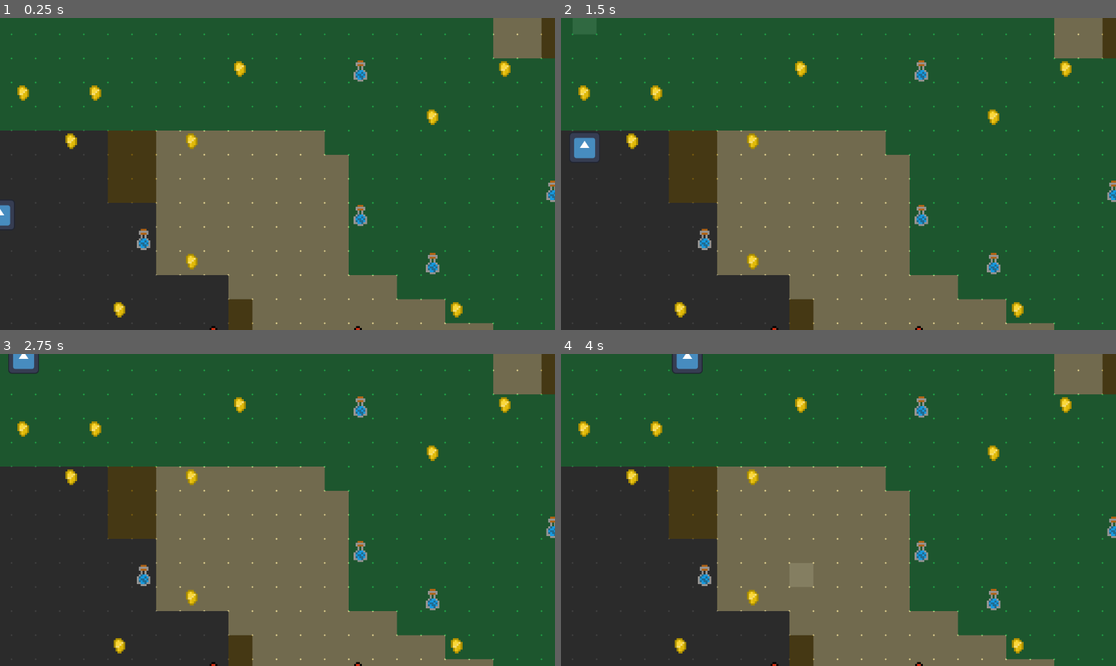
Above: before the commit, frames 1-4 (two rows, left to right).
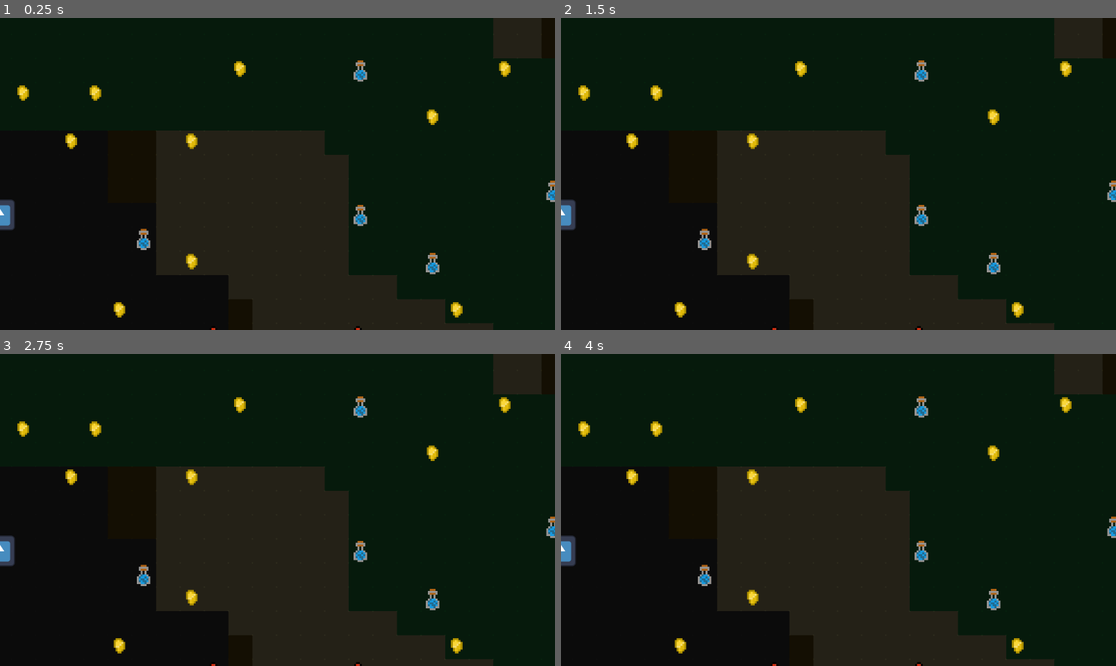
Above: after the commit, the same moments.

Repository: MLJoson/CS_3560_Final_WSS
Game: Godot game, scene res://Scenes/theMap.tscn
Two runs of this game, one before a commit and one after it. Both use one fixed random seed, a clock stepped at 60 frames per second and the inputs below. Before the commit the project has no main scene; this scene is started directly in both runs. The engine's default icon, where the game draws it, is replaced by a stand-in: a white triangle on a blue panel in a dark square.
Inputs (mouse positions are in pixels of both pictures, inside the frame that each line leads up to):
- Up to frame 1 (0.25 s): no input
- Up to frame 2 (1.5 s): click (583, 21) at 0.52 s; click (583, 21) at 1.27 s
- Up to frame 3 (2.75 s): click (22, 357) at 2.02 s
- Up to frame 4 (4 s): move the mouse to (960, 494) at 2.77 s; click (960, 494) at 2.92 s; drag from (727, 525) to (810, 572) at 3.52 s

The runs differ from the first frame. In frame 1, 98% of the frame differs, in the area x 0-100%, y 0-100%; in frame 2, 99%; in frame 3, 99%; in frame 4, 99%.

Commit message:
Added title menu + settings + vision

Diff:
--- /dev/null
+++ b/wss/Scenes/StartMenu.tscn
@@ -0,0 +1,119 @@
+[gd_scene format=3 uid="uid://csmymj1a2mtql"]
+
+[ext_resource type="Script" uid="uid://osfm8gt0htis" path="res://Scripts/global_settings.gd" id="1_dvnd1"]
+
+[node name="StartMenu" type="Control" unique_id=566975559]
+layout_mode = 3
+anchors_preset = 15
+anchor_right = 1.0
+anchor_bottom = 1.0
+grow_horizontal = 2
+grow_vertical = 2
+script = ExtResource("1_dvnd1")
+
+[node name="Label" type="Label" parent="." unique_id=1205269000]
+layout_mode = 1
+anchors_preset = 8
+anchor_left = 0.5
+anchor_top = 0.5
+anchor_right = 0.5
+anchor_bottom = 0.5
+offset_left = -220.0
+offset_top = -240.0
+offset_right = -19.0
+offset_bottom = -217.0
+grow_horizontal = 2
+grow_vertical = 2
+scale = Vector2(2, 2)
+text = "Wilderness Survival Game"
+
+[node name="DifficultyDropdown" type="OptionButton" parent="." unique_id=1467756996]
+layout_mode = 0
+offset_left = 516.0
+offset_top = 272.0
+offset_right = 612.0
+offset_bottom = 303.0
+selected = 0
+item_count = 3
+popup/item_0/text = "Easy"
+popup/item_0/id = 0
+popup/item_1/text = "Medium"
+popup/item_1/id = 1
+popup/item_2/text = "Hard"
+popup/item_2/id = 2
+
+[node name="heightText" type="LineEdit" parent="." unique_id=1479073576]
+layout_mode = 0
+offset_left = 223.0
+offset_top = 274.0
+offset_right = 329.0
+offset_bottom = 305.0
+placeholder_text = "Height"
+
+[node name="widthText" type="LineEdit" parent="." unique_id=239125245]
+layout_mode = 0
+offset_left = 368.0
+offset_top = 273.0
+offset_right = 474.0
+offset_bottom = 304.0
+placeholder_text = "Width"
+
+[node name="Button" type="Button" parent="." unique_id=798254298]
+layout_mode = 0
+offset_left = 472.0
+offset_top = 425.0
+offset_right = 568.0
+offset_bottom = 456.0
+scale = Vector2(2, 2)
+text = "Start Game"
+
+[node name="xLabel" type="Label" parent="." unique_id=473065166]
+layout_mode = 0
+offset_left = 341.0
+offset_top = 277.0
+offset_right = 353.0
+offset_bottom = 300.0
+text = "x"
+
+[node name="mapsizeLabel" type="Label" parent="." unique_id=319488376]
+layout_mode = 0
+offset_left = 258.0
+offset_top = 241.0
+offset_right = 443.0
+offset_bottom = 264.0
+text = "Set map size (max 1000)"
+
+[node name="difficultyLabel" type="Label" parent="." unique_id=29909578]
+layout_mode = 0
+offset_left = 504.0
+offset_top = 243.0
+offset_right = 636.0
+offset_bottom = 266.0
+text = "Choose difficulty"
+
+[node name="visionLabel" type="Label" parent="." unique_id=1678477587]
+layout_mode = 0
+offset_left = 705.0
+offset_top = 243.0
+offset_right = 837.0
+offset_bottom = 266.0
+text = "Choose vision"
+
+[node name="visionDropdown" type="OptionButton" parent="." unique_id=724993933]
+layout_mode = 0
+offset_left = 706.0
+offset_top = 272.0
+offset_right = 819.0
+offset_bottom = 303.0
+selected = 0
+item_count = 4
+popup/item_0/text = "Focused"
+popup/item_0/id = 0
+popup/item_1/text = "Cautious"
+popup/item_1/id = 1
+popup/item_2/text = "Keen-Eyed"
+popup/item_2/id = 2
+popup/item_3/text = "Far-Sight"
+popup/item_3/id = 3
+
+[connection signal="pressed" from="Button" to="." method="_on_button_pressed"]
--- a/wss/Scenes/the_map.gd
+++ b/wss/Scenes/the_map.gd
@@ -43,8 +43,19 @@
 var tile_size = 50
 
 var map = []
+var tiles = []
 # Called when the node enters the scene tree for the first time.
 func _ready() -> void:
+
+	#getting info from menu
+	width = Global.map_width
+	height = Global.map_height
+
+	print("Width:", width)
+	print("Height:", height)
+	print("Difficulty:", Global.difficulty)
+	print("Vision:", Global.vision)
+
 	generate_map()
 	spawn_map()
 
@@ -164,6 +175,15 @@
 func try_spawn_item(x,y):
 	var spawn_chance = 0.05
 
+	#change chance based on difficulty
+	match Global.difficulty:
+		"Easy":
+			spawn_chance = 0.1
+		"Medium":
+			spawn_chance = 0.05
+		"Hard":
+			spawn_chance = 0.02
+
 	#if didn't get it, skip
 	if randf() > spawn_chance:
 		return
@@ -217,23 +237,41 @@
 #creates the map with the tiles and adds the terrain tiles to each of them
 func spawn_map():
 	for x in range(width):
+		tiles.append([])
 		for y in range(height):
 			var terrain_type = map[x][y]
 			var tile = terrain_types[terrain_type].instantiate()
 
 			tile.position = Vector2(x * tile_size, y * tile_size)
+			tile.grid_pos = Vector2i(x, y)
 			tile.connect("tile_clicked", Callable(self, "on_tile_clicked"))
+
 			add_child(tile)
-
-			#spawn items
+			tiles[x].append(tile)
+
 			try_spawn_item(x,y)
 
-	# Place player into the map
 	var placement = randi_range(0, height-1)
 	player_instance = player_types[0].instantiate()
 	player_instance.position = Vector2(0, placement * tile_size)
 	add_child(player_instance)
 
+	update_visibility()
+
 # get position when user clicks button
 func on_tile_clicked(target_tile: Vector2i):
 	player_instance.set_target(target_tile)
+
+func update_visibility():
+	var player_tile = Vector2i(
+	int(player_instance.position.x / tile_size),
+	int(player_instance.position.y / tile_size))
+
+	for x in range(width):
+		for y in range(height):
+			var tile = tiles[x][y]
+
+			if player_instance.is_tile_visible(player_tile, Vector2i(x,y)):
+				tile.set_visible_state(true)
+			else:
+				tile.set_visible_state(false)
--- /dev/null
+++ b/wss/Scripts/global_settings.gd
@@ -0,0 +1,39 @@
+extends Node
+
+var map_width = 100
+var map_height = 20
+var difficulty = ""
+var vision = ""
+
+#check user intput
+func get_valid_size(text):
+	#check if it's actually a number
+	if not text.is_valid_int():
+		return -1
+
+	var value = int(text)
+
+	# Check range
+	if value < 20 or value > 1000:
+		return -1
+
+	return value
+
+func _on_button_pressed() -> void:
+	var width = get_valid_size($widthText.text)
+	var height = get_valid_size($heightText.text)
+
+	if width >= 1000 && width <= 20:
+		print("Invalid width! Must be 20–1000")
+		return
+
+	if height >= 1000 && height <= 20:
+		print("Invalid height! Must be 20–1000")
+		return
+
+	Global.map_width = width
+	Global.map_height = height
+	Global.difficulty = $DifficultyDropdown.get_item_text($DifficultyDropdown.selected)
+	Global.vision = $visionDropdown.get_item_text($visionDropdown.selected)
+
+	get_tree().change_scene_to_file("res://Scenes/theMap.tscn")
--- a/wss/Scripts/theBrain.gd
+++ b/wss/Scripts/theBrain.gd
@@ -3,14 +3,68 @@
 var tile_size = 50
 var speed = 200
 
-@onready var brain = $theBrain
+var vision_type
+var vision_range
+var directions = []
+func _ready():
+	vision_type = Global.vision
+
+	match vision_type:
+		"Focused":
+			vision_range = 2
+			directions = [
+				Vector2i(1,0),
+				Vector2i(1,1),
+				Vector2i(1,-1)
+			]
+		"Cautious":
+			vision_range = 4
+			directions = [
+				Vector2i(1,0),
+				Vector2i(0,1),
+				Vector2i(0,-1)
+			]
+		"Keen-Eyed":
+			vision_range = 6
+			directions = [
+				Vector2i(1,0),
+				Vector2i(0,1),
+				Vector2i(0,-1),
+				Vector2i(1,1),
+				Vector2i(1,-1),
+				Vector2i(2,0)
+			]
+		"Far-Sighted":
+			vision_range = 8
+			directions = [
+				Vector2i(1,0),
+				Vector2i(0,1),
+				Vector2i(0,-1),
+				Vector2i(1,1),
+				Vector2i(1,-1),
+				Vector2i(2,0),
+				Vector2i(2,1),
+				Vector2i(2,-1),
+				Vector2i(0,-2),
+				Vector2i(0,2),
+				Vector2i(1,-2),
+				Vector2i(1,2),
+			]
 
 func set_target(target_tile: Vector2i):
+	if not is_tile_visible(
+		Vector2i(int(position.x / tile_size), int(position.y / tile_size)),
+		target_tile):
+		return
+
 	path = generate_simple_path(target_tile)
 
 func generate_simple_path(target: Vector2i):
 	var result = []
-	var current = Vector2i(position.x / tile_size, position.y / tile_size)
+	var current = Vector2i(
+	int(position.x / tile_size),
+	int(position.y / tile_size)
+	)
 
 	# Move in X direction
 	while current.x != target.x:
@@ -44,3 +98,17 @@
 	if position.distance_to(target_pos) < 5:
 		position = target_pos
 		path.pop_front() # move to next tile
+		get_parent().update_visibility()
+
+func is_tile_visible(player_pos: Vector2i, tile_pos: Vector2i) -> bool:
+	var diff = tile_pos - player_pos
+
+	for dir in directions:
+		# check if tile is in same general direction
+		if sign(diff.x) == sign(dir.x) and sign(diff.y) == sign(dir.y):
+
+			# allow same row/col diagonal grouping
+			if abs(diff.x) <= vision_range and abs(diff.y) <= vision_range:
+				return true
+
+	return false
--- a/wss/Scripts/tileObject.gd
+++ b/wss/Scripts/tileObject.gd
@@ -2,6 +2,17 @@
 
 signal tile_clicked(tile_pos)
 
+var grid_pos: Vector2i
+
 func _on_button_pressed():
-	var grid_pos = Vector2i(position.x / 50, position.y / 50)
+	grid_pos = Vector2i(position.x / 50, position.y / 50)
 	emit_signal("tile_clicked", grid_pos)
+
+#making tiles visible under vision
+func set_visible_state(is_visible: bool):
+	if is_visible:
+		modulate = Color(1,1,1) # normal
+		$Button.disabled = false
+	else:
+		modulate = Color(0.2,0.2,0.2) # dark/clouded
+		$Button.disabled = true
--- a/wss/project.godot
+++ b/wss/project.godot
@@ -11,8 +11,13 @@
 [application]
 
 config/name="WSS"
+run/main_scene="uid://csmymj1a2mtql"
 config/features=PackedStringArray("4.6", "Forward Plus")
 config/icon="res://icon.svg"
+
+[autoload]
+
+Global="*uid://osfm8gt0htis"
 
 [physics]
 
Not shown, added: wss/Scripts/global_settings.gd.uid
